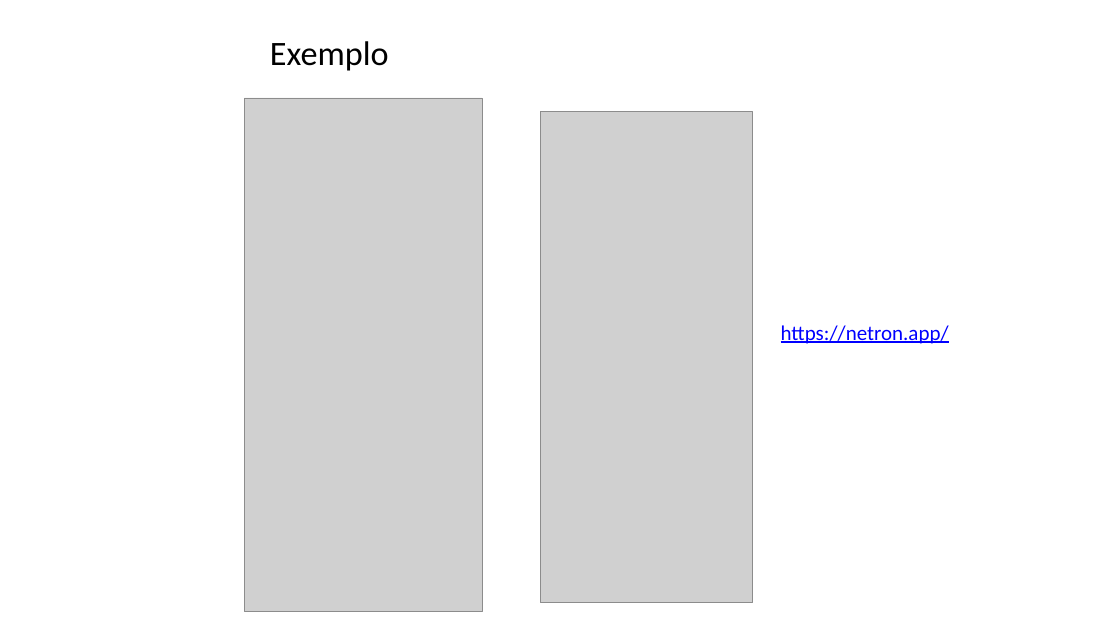
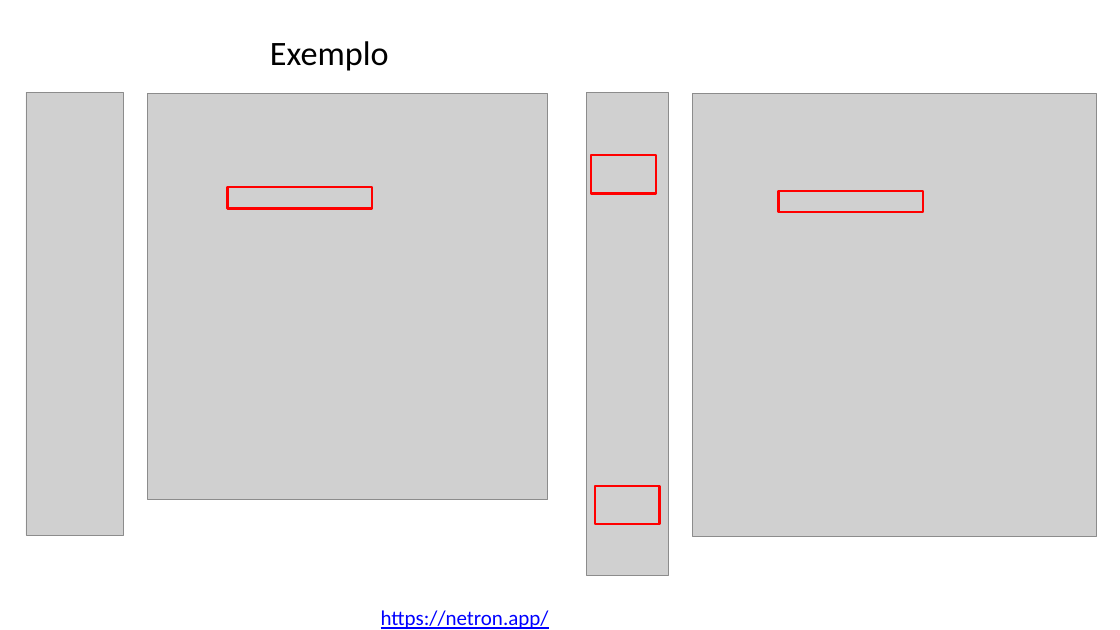
Before and after one commit to zz4fap/tp557-iot-ml, a slide deck: slide 62 of slides/TP557_14_introducao_tensorflowlite.pptx. Drawn at 1120x630 pixels with LibreOffice and Linux fonts; fonts in the diff are those of the drawing; grey boxes stand for pictures; background and template pictures are left out. Boxes give left, top, right and bottom in pixels: in the first picture for what was removed or moved away, otherwise in the second. Text is boxed around its words. In the diff, an @@ line names an element or a change of style, - is before the commit and + after.

```diff
--- a/slides/TP557_14_introducao_tensorflowlite.pptx
+++ b/slides/TP557_14_introducao_tensorflowlite.pptx
@@ picture added at <box>26,92,124,535</box> @@
@@ picture: place and size @@
-picture at <box>245,98,482,613</box>
+picture at <box>148,94,548,500</box>
@@ picture removed at <box>540,112,753,602</box> @@
@@ picture added at <box>586,92,668,576</box> @@
@@ picture added at <box>692,93,1096,536</box> @@
@@ rectangle added at <box>592,155,656,193</box>, outline #FF0000 2 pt @@
@@ rectangle added at <box>228,187,372,208</box>, outline #FF0000 2 pt @@
@@ rectangle added at <box>779,191,923,212</box>, outline #FF0000 2 pt @@
@@ rectangle added at <box>595,486,660,524</box>, outline #FF0000 2 pt @@
@@ text "https://netron.app/": place and size @@
-text "https://netron.app/" at <box>781,325,949,344</box>
+text "https://netron.app/" at <box>381,610,549,629</box>
```
Also in this commit, not shown: 1 other slide changed, 2 slides removed.
